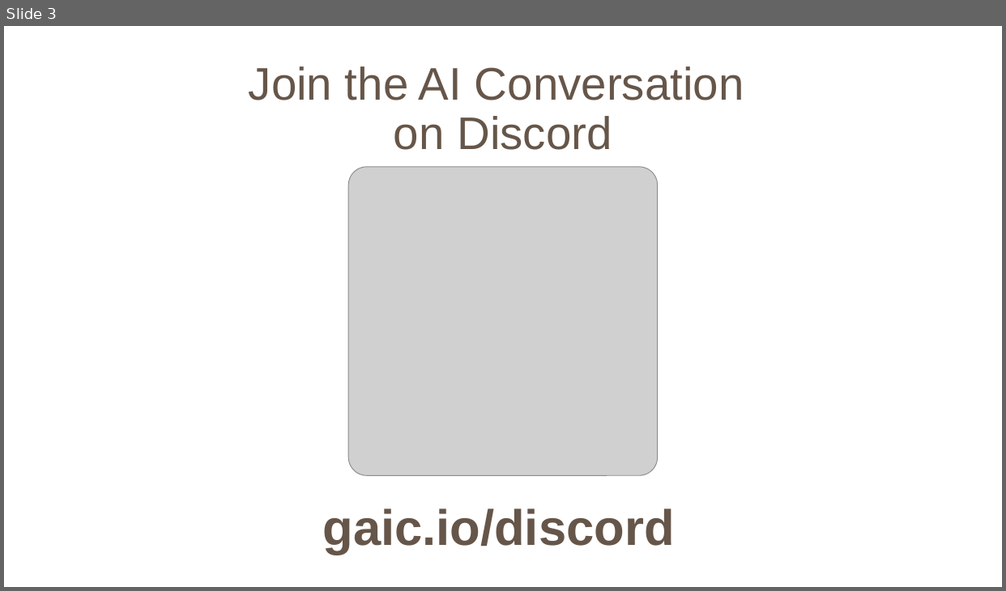
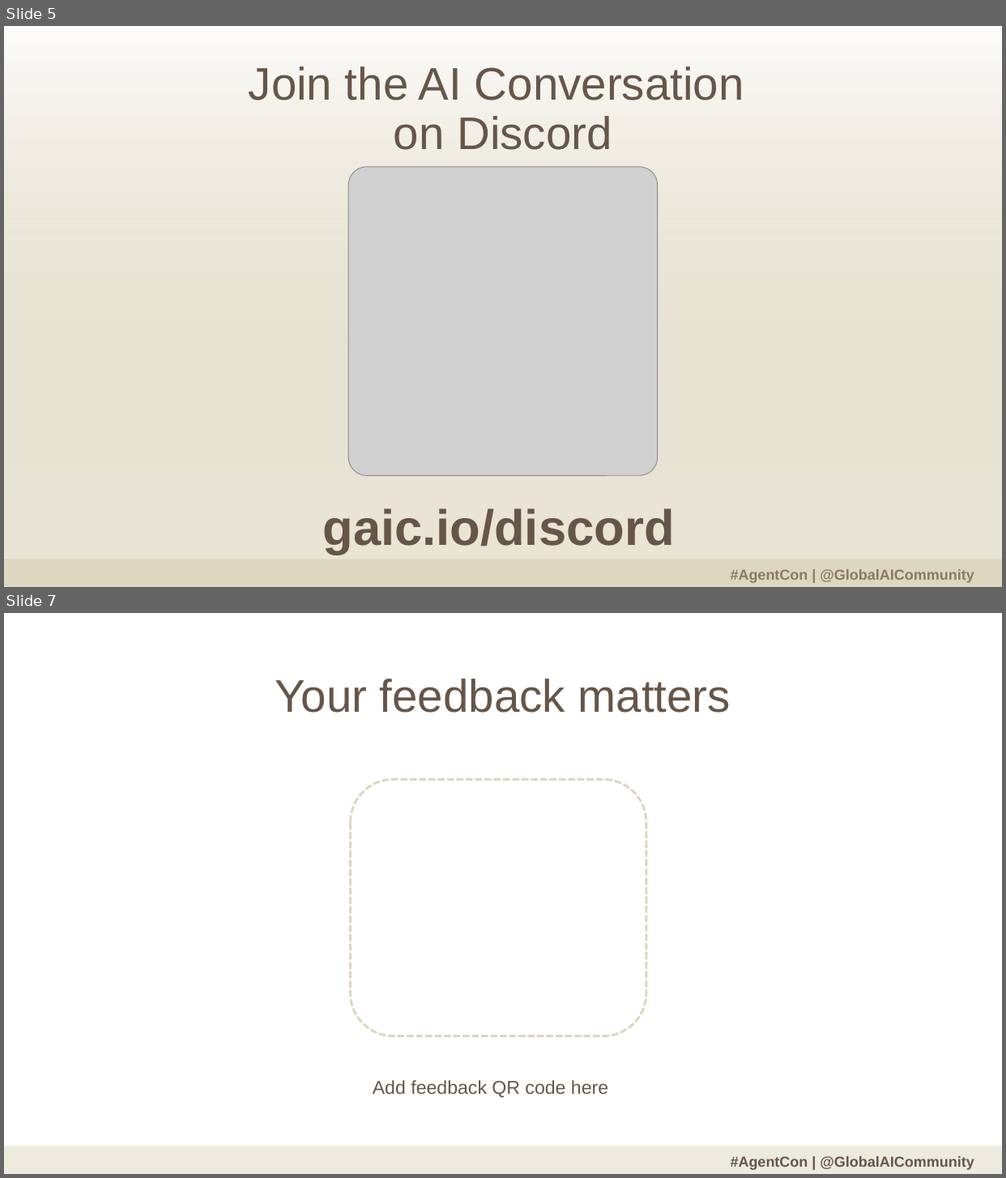
Before and after one commit to GlobalAICommunity/AgentCon, a slide deck: branding/wave-3/Oslo/AgentCon Template.pptx. Shown one above the other, each under a label of ours: slide 3 before the commit, slides 5 and 7 after it; the slides between them are not shown. The pictures are 1006x591 and 1006x1178 pixels, drawn with LibreOffice and Linux fonts; fonts in the diff are those of the drawing; grey boxes stand for pictures; background and template pictures are left out. Boxes give left, top, right and bottom in pixels: in the first picture for what was removed or moved away, otherwise in the second. Text is boxed around its words. In the diff, an @@ line names an element or a change of style, - is before the commit and + after.

Commit message:
Add Hong Kong AgentCon templates; update Oslo
Add AgentCon Template.pptx and its temporary/~$ file for Hong Kong (branding/wave-3) and update the existing Oslo AgentCon Template.pptx binary. These are binary PPTX branding assets; the temporary ~$ file appears to be an editor temp file and can be removed if committed unintentionally.

```diff
--- a/branding/wave-3/Oslo/AgentCon Template.pptx
+++ b/branding/wave-3/Oslo/AgentCon Template.pptx
@@ slide 7 added at (x1=4, y1=613, x2=1002, y2=1174), background picture (left out); not listed: 2 template elements that a slide beside it also shows @@
@@ title added at (x1=275, y1=679, x2=731, y2=713), 44 pt, text #665649 @@
+Your feedback matters
@@ rounded rectangle added at (x1=351, y1=779, x2=646, y2=1036), outline #DDD7C0 2.25 pt dashed @@
@@ text added at (x1=373, y1=1080, x2=608, y2=1098), 18 pt, text #665649 @@
+Add feedback QR code here
@@ what was slide 3 is now slide 5 @@
@@ slide 5 changed as well @@
@@ rectangle added at (x1=4, y1=26, x2=1002, y2=587), fill gradient #FFFFFF to #C3B890 @@
@@ rectangle added at (x1=4, y1=560, x2=1002, y2=587), fill #DDD7C0 at 50% opacity @@
@@ text added at (x1=731, y1=570, x2=974, y2=583), 14 pt, text #665649, bold @@
+#AgentCon | @GlobalAICommunity
```
Also in this commit, not shown: 2 other slides changed, 4 other slides added, 2 other files.
